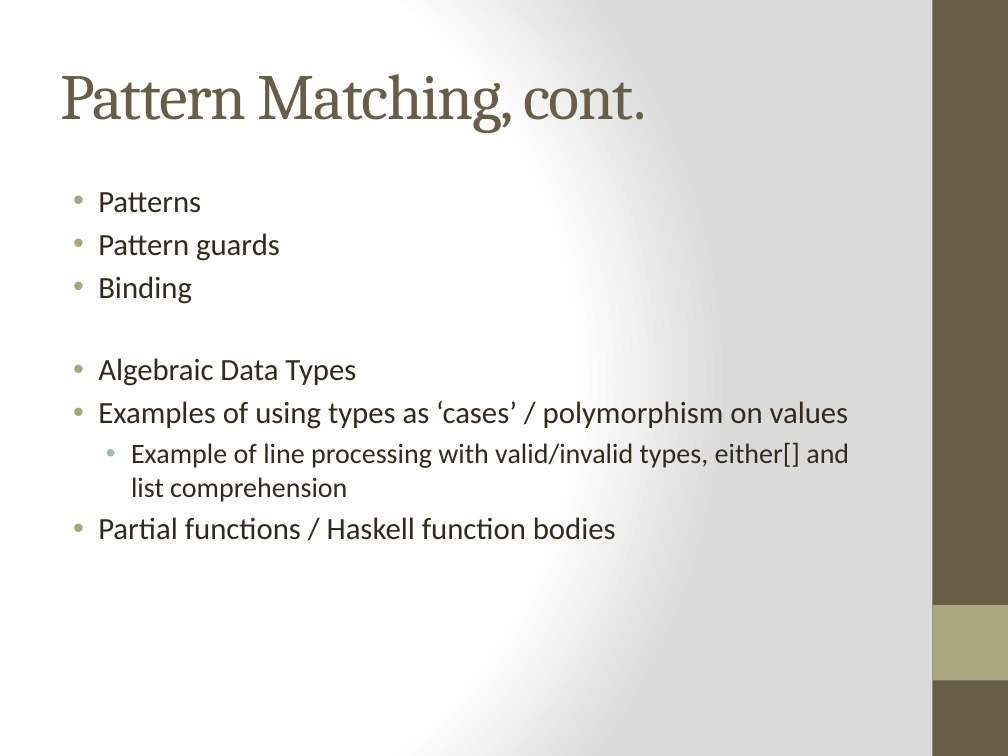
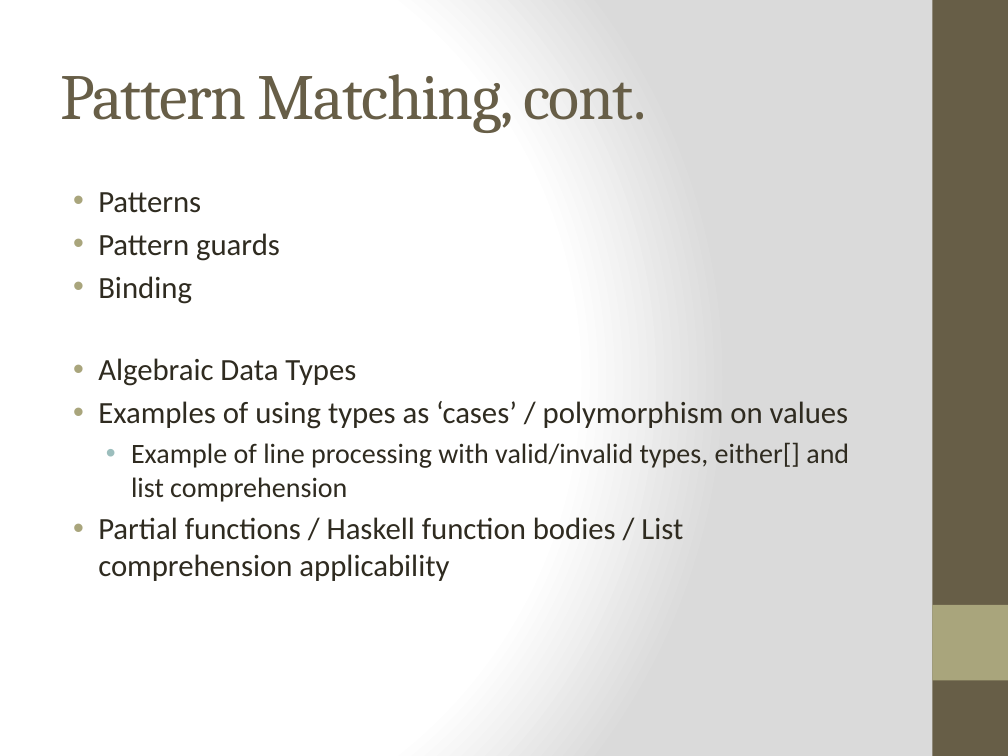
Before and after one commit to bjhartin/FoundationsOfFunctionalProgramming, a slide deck: slide 33 of FoundationsOfFunctionalProgramming.pptx (slide 32 before the commit). Drawn at 1008x756 pixels with LibreOffice and Linux fonts; fonts in the diff are those of the drawing. Boxes give left, top, right and bottom in pixels: in the first picture for what was removed or moved away, otherwise in the second. Text is boxed around its words. In the diff, an @@ line names an element or a change of style, - is before the commit and + after.

Commit message:
Brian: Partial Application examples.

```diff
--- a/FoundationsOfFunctionalProgramming.pptx
+++ b/FoundationsOfFunctionalProgramming.pptx
@@ text at [98, 517, 683, 581]: text changed @@
-• Partial functions / Haskell function bodies
+• Partial functions / Haskell function bodies / List comprehension applicability
```
Also in this commit, not shown: 6 other slides changed, 2 slides added, 2 slides removed, 2 other files.
